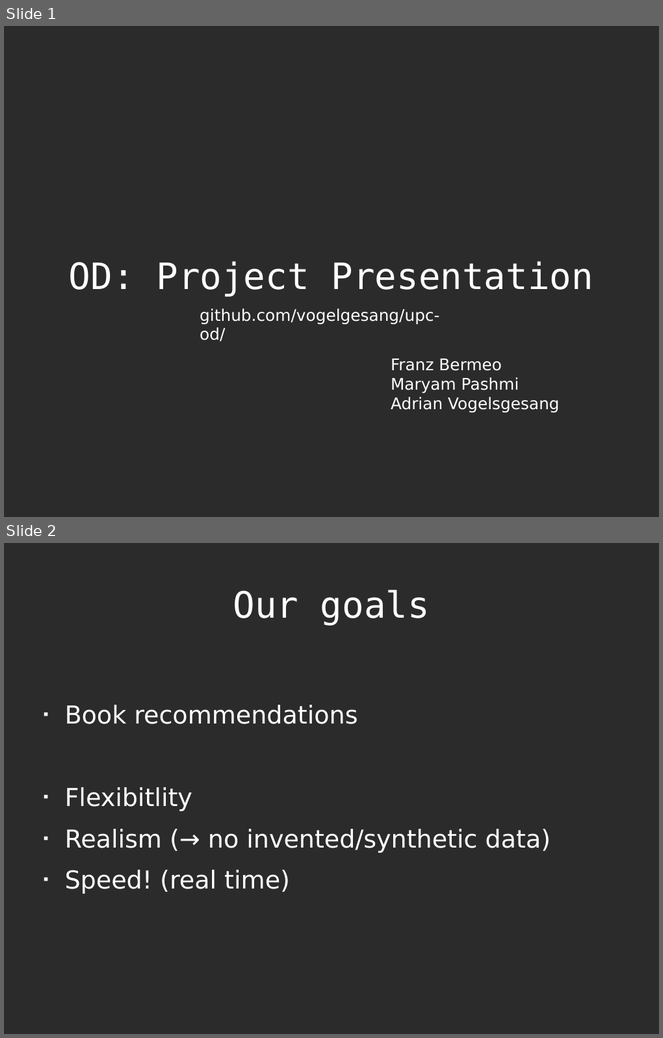
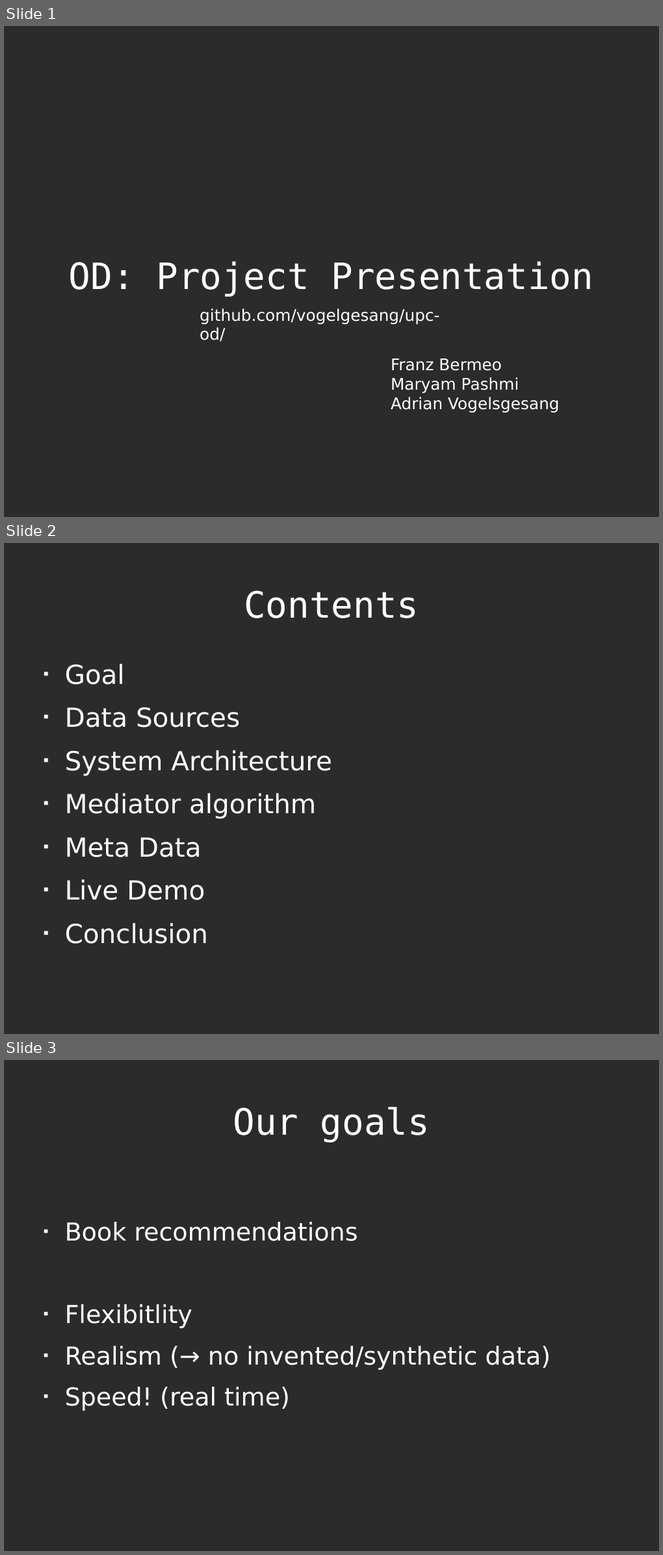
Before and after one commit to vogelsgesang/upc-od, a slide deck: documentation/od_presentation.odp. Shown one above the other, each under a label of ours: slides 1 and 2 before the commit, slides 1, 2 and 3 after it. The pictures are 663x1038 and 663x1555 pixels, drawn with LibreOffice and Linux fonts; fonts in the diff are those of the drawing; background and template pictures are left out; a plain dark background stands for a picture behind light text. Boxes give left, top, right and bottom in pixels: in the first picture for what was removed or moved away, otherwise in the second. Text is boxed around its words. In the diff, an @@ line names an element or a change of style, - is before the commit and + after.

```diff
--- a/documentation/od_presentation.odp
+++ b/documentation/od_presentation.odp
@@ slide 2 added at [4, 543, 659, 1034], background picture (left out) @@
@@ title added at [244, 590, 419, 618], 44 pt, text #FFFFFF @@
+Contents
@@ text added at [65, 664, 332, 944], 31.9 pt, text #FFFFFF @@
+■ Goal
+■ Data Sources
+■ System Architecture
+■ Mediator algorithm
+■ Meta Data
+■ Live Demo
+■ Conclusion
@@ what was slide 2 is now slide 3 @@
```
Also in this commit, not shown: 1 slide changed, 1 other file.
